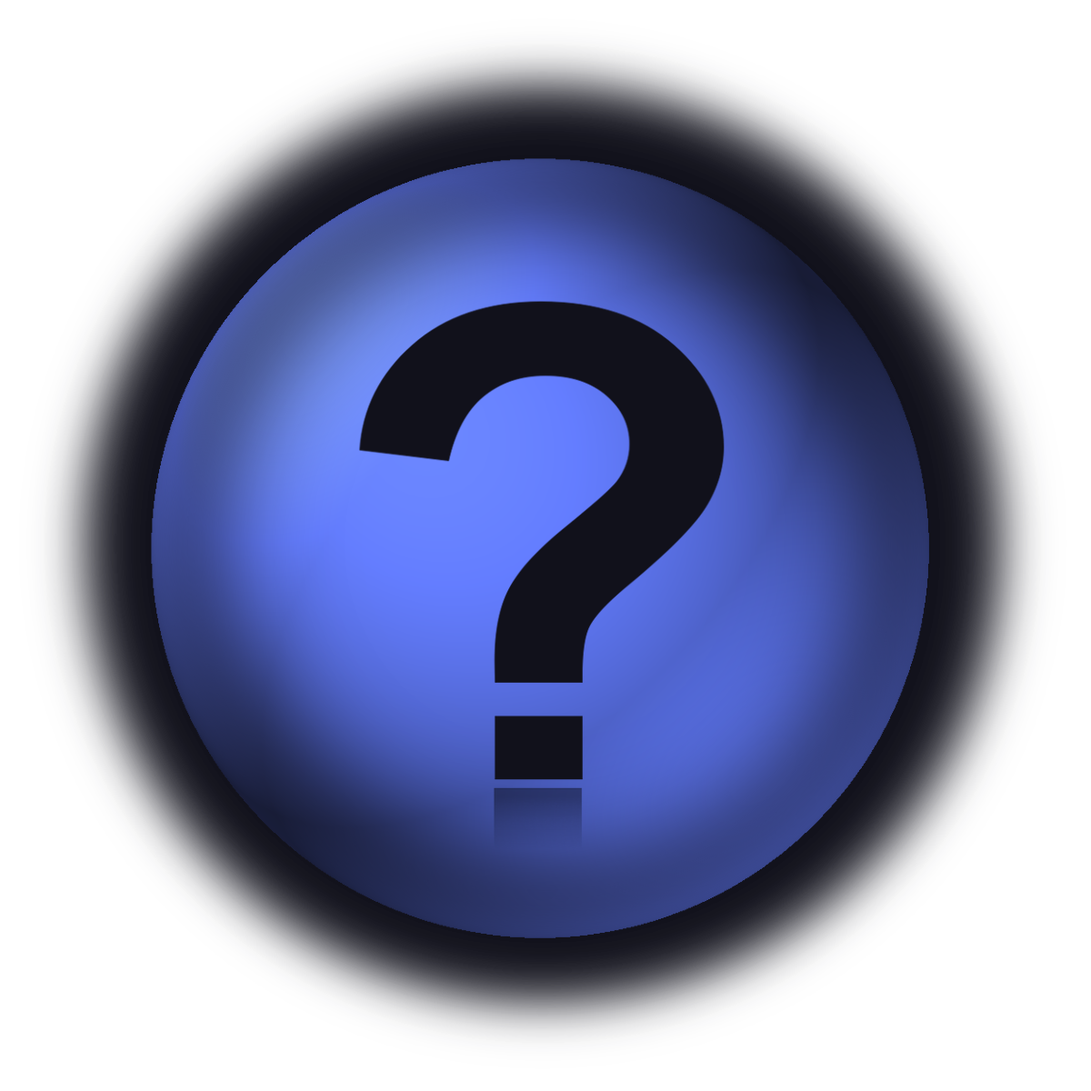
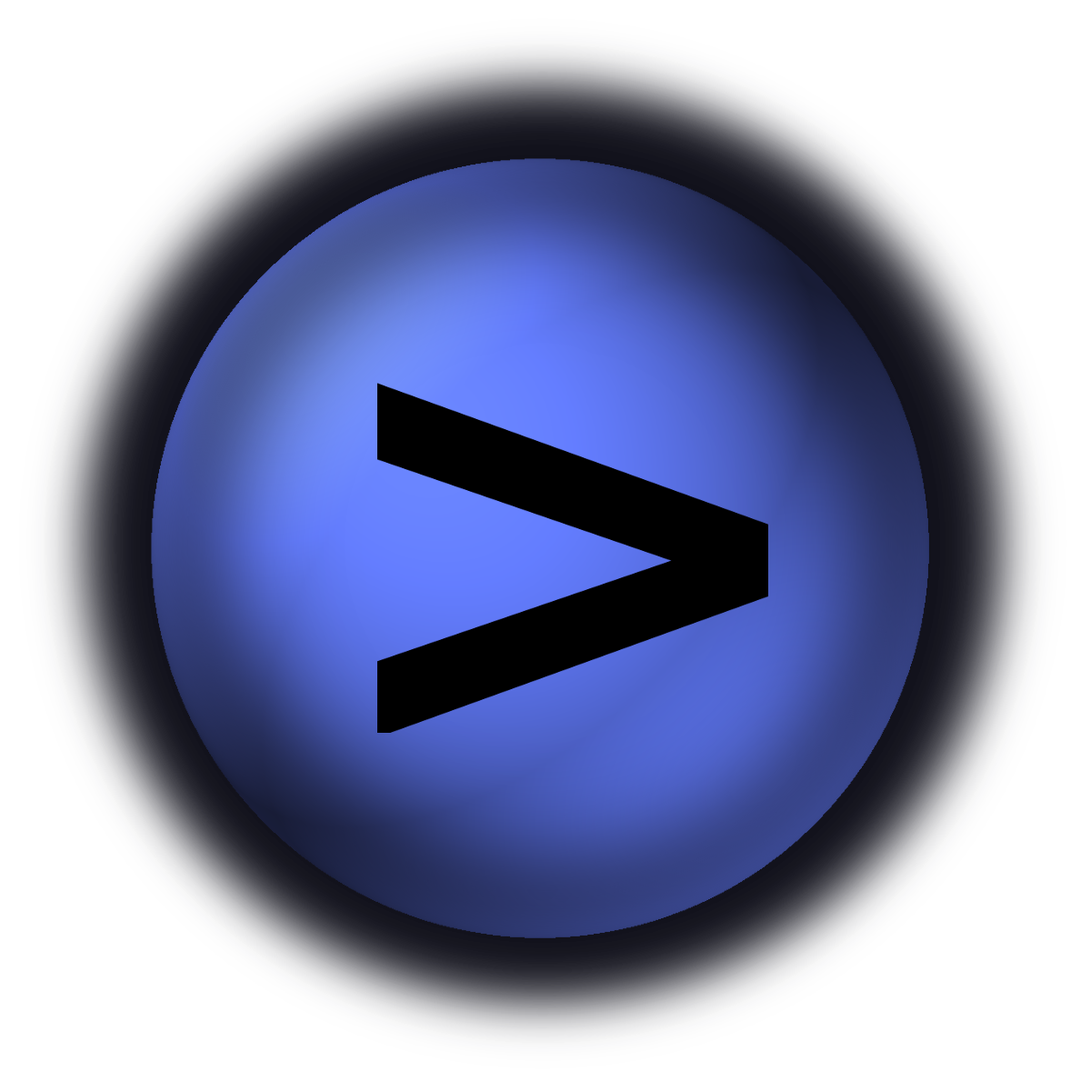
Layers edited between the first and the second 1091x1091 image:
added layer "push #4" above "Вставленный слой #2" over [377, 382, 769, 734]
hid "push #2" over [358, 300, 725, 848]
